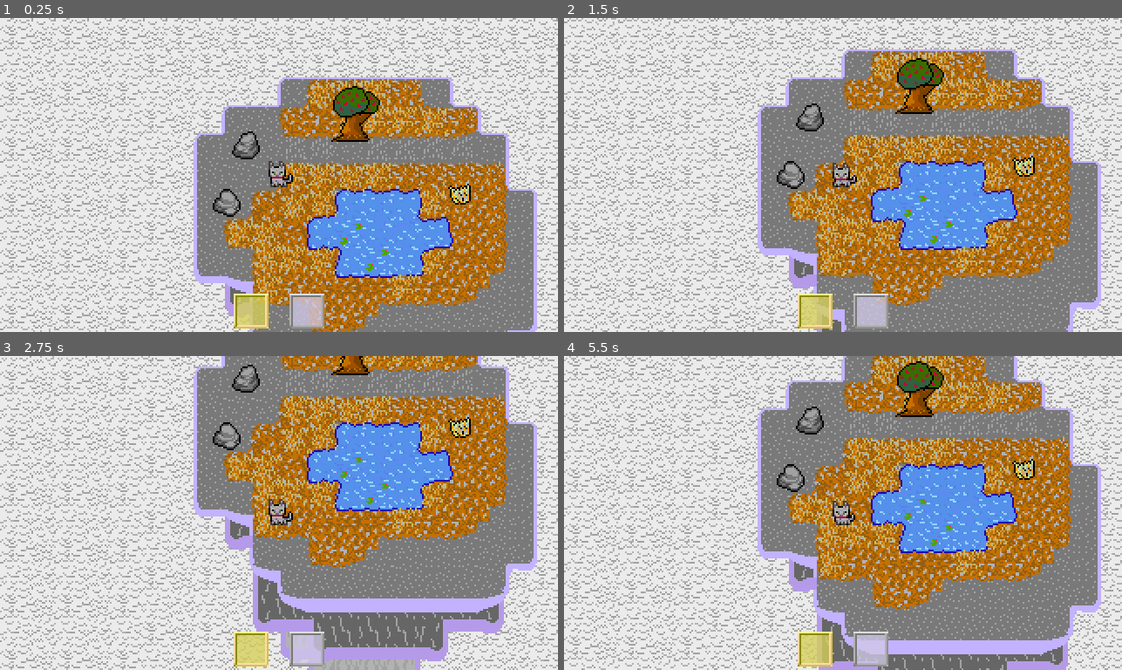
Above: before the commit, frames 1-4 (two rows, left to right).
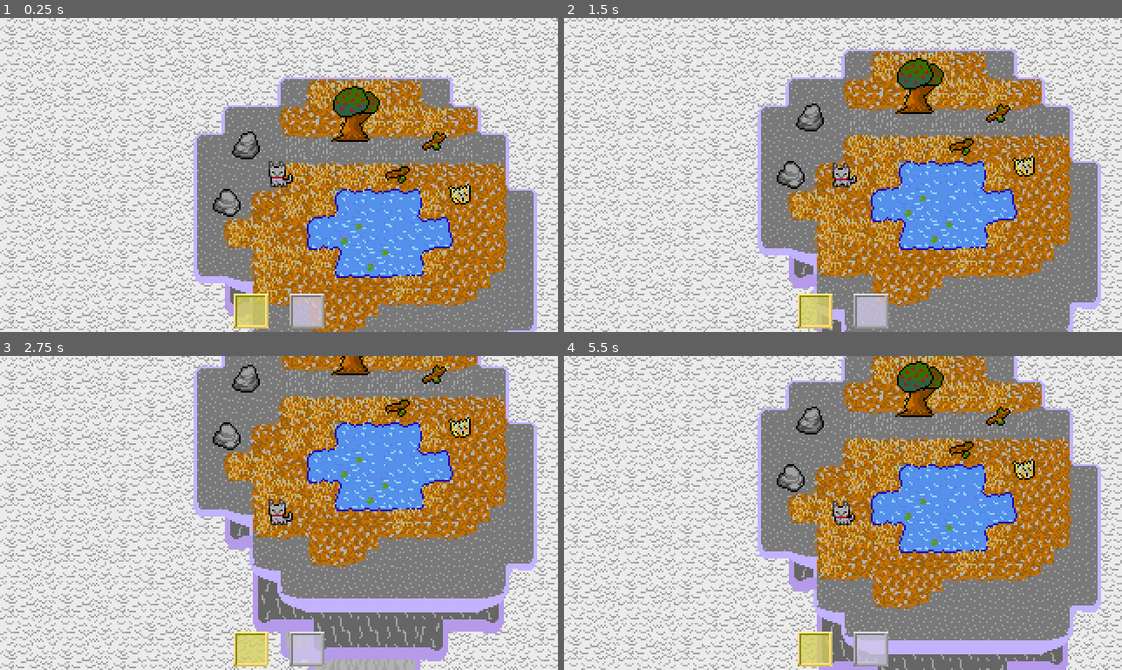
Above: after the commit, the same moments.

Repository: Tsunami014/SkyIslands
Game: Godot game, scene res://Main.tscn
Two runs of this game, one before a commit and one after it. Both use one fixed random seed, a clock stepped at 60 frames per second and the inputs below.
Inputs:
- Up to frame 1 (0.25 s): no input
- Up to frame 2 (1.5 s): tap Enter (craft) at 0.5, 1.35 s; hold 2 (hotbar_right) 0.53-1.28 s; hold Space (action) 0.53-1.28 s; hold Down (move_down) from 1.28 s (still down)
- Up to frame 3 (2.75 s): release Down (move_down) at 2.03 s; hold 2 (hotbar_right) from 2.03 s (still down); tap Tab (hotbar_toggle) at 2.1 s
- Up to frame 4 (5.5 s): tap Enter (craft) at 2.75, 5, 5.1 s; release 2 (hotbar_right) at 2.78 s; hold Up (move_up) 2.78-3.53 s; tap Alt at 2.85 s; hold 1 (hotbar_left) 3.53-5.03 s; tap Shift at 3.6 s; tap Space (action) at 4.25, 4.35 s; hold Down (move_down) from 5.03 s (still down)

The runs differ from the first frame. In frame 1, 0.3% of the frame differs, in the area x 69-80%, y 36-53%; in frame 2, 0.3%; in frame 3, 0.3%; in frame 4, 0.3%.
Error in both runs: Invalid access to property or key 'hotbarUpdate' on a base object of type 'Node (items.gd)'. (res://player.gd:30)

Commit message:
Added a stick!

Diff:
--- a/game/Main.tscn
+++ b/game/Main.tscn
@@ -162,6 +162,36 @@
 [node name="CollisionPolygon2D" type="CollisionPolygon2D" parent="Map/Rock2"]
 polygon = PackedVector2Array(-2, -6, -7, 1, -8, 5, -3, 8, 3, 8, 8, 3, 5, -6, 2, -8)
 
+[node name="Stick" type="Area2D" parent="Map"]
+position = Vector2(147, 70)
+script = ExtResource("5_trn2v")
+item = "stick"
+hide = true
+
+[node name="Img" type="Sprite2D" parent="Map/Stick"]
+material = SubResource("ShaderMaterial_wkp8b")
+texture = ExtResource("4_lgr22")
+region_enabled = true
+region_rect = Rect2(112, 0, 16, 16)
+
+[node name="CollisionPolygon2D" type="CollisionPolygon2D" parent="Map/Stick"]
+polygon = PackedVector2Array(2, -4, -7, 0, -6, 4, 0, 3, 1, 6, 3, 6, 5, 4, 4, 1, 7, -1, 7, -3)
+
+[node name="Stick2" type="Area2D" parent="Map"]
+position = Vector2(168, 51)
+script = ExtResource("5_trn2v")
+item = "stick"
+hide = true
+
+[node name="Img" type="Sprite2D" parent="Map/Stick2"]
+material = SubResource("ShaderMaterial_wkp8b")
+texture = ExtResource("4_lgr22")
+region_enabled = true
+region_rect = Rect2(112, 16, 16, 16)
+
+[node name="CollisionPolygon2D" type="CollisionPolygon2D" parent="Map/Stick2"]
+polygon = PackedVector2Array(1, -5, -1, 0, -7, 3, -6, 6, -2, 4, 1, 6, 4, 5, 3, 2, 7, -2, 5, -4, 3, -3)
+
 [node name="Tree" type="Area2D" parent="Map"]
 position = Vector2(121, 36)
 script = ExtResource("5_trn2v")
@@ -210,6 +240,7 @@
 
 [node name="Inventory" type="Panel" parent="Player/Camera2D"]
 unique_name_in_owner = true
+visible = false
 anchors_preset = 8
 anchor_left = 0.5
 anchor_top = 0.5
@@ -340,6 +371,10 @@
 [connection signal="body_exited" from="Map/Rock" to="Map/Rock" method="_on_body_exited"]
 [connection signal="body_entered" from="Map/Rock2" to="Map/Rock2" method="_on_body_entered"]
 [connection signal="body_exited" from="Map/Rock2" to="Map/Rock2" method="_on_body_exited"]
+[connection signal="body_entered" from="Map/Stick" to="Map/Stick" method="_on_body_entered"]
+[connection signal="body_exited" from="Map/Stick" to="Map/Stick" method="_on_body_exited"]
+[connection signal="body_entered" from="Map/Stick2" to="Map/Stick2" method="_on_body_entered"]
+[connection signal="body_exited" from="Map/Stick2" to="Map/Stick2" method="_on_body_exited"]
 [connection signal="body_entered" from="Map/Tree" to="Map/Tree" method="_on_body_entered"]
 [connection signal="body_exited" from="Map/Tree" to="Map/Tree" method="_on_body_exited"]
 [connection signal="body_entered" from="Map/Grass" to="Map/Grass" method="_on_body_entered"]
--- a/game/data.json
+++ b/game/data.json
@@ -58,7 +58,7 @@
             "interest": 2,
             "desc": "A sky-warmed apple",
             "food": true,
-            "colour": "red",
+            "colour": "orange",
             "shape": "round"
         },
         "grass": { "type": "resource",
@@ -93,10 +93,11 @@
         "null":  [0, 0],
         "apple": [1, 0],
         "rock":  [2, 0],
-        "grass": [3, 0]
+        "grass": [3, 0],
+        "stick": [4, 0]
     },
     "colours": {
-        "red": "#FB9955",
+        "orange": "#EBA955",
         "yellow": "#EFDF55",
         "wooden": "#653F2D",
         "stone": "#777777"
Binary file changed: game/assets/decor.aseprite
Binary file changed: game/assets/decor.png
Binary file changed: game/assets/items.aseprite
Binary file changed: game/assets/items.png
